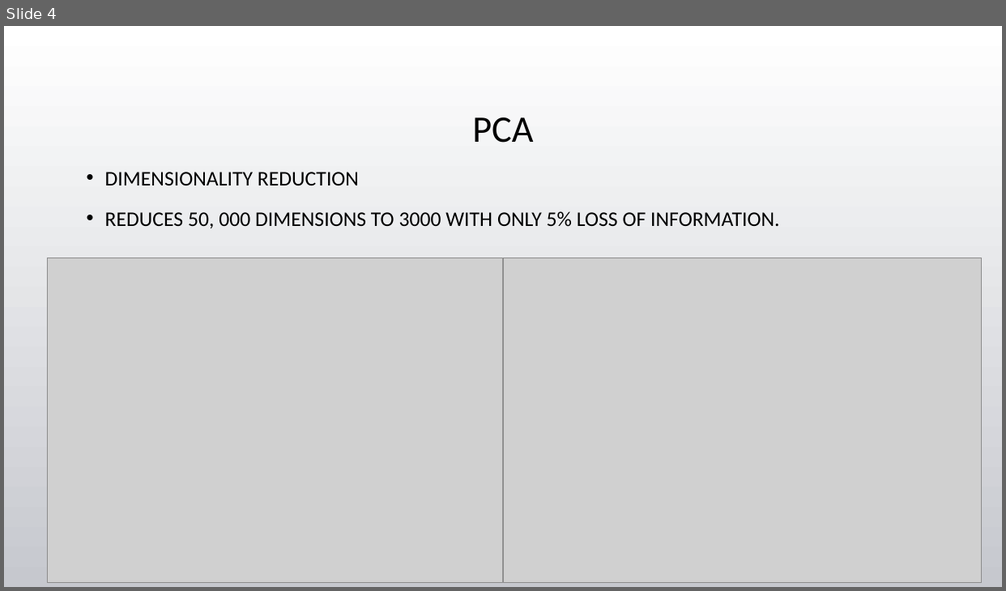
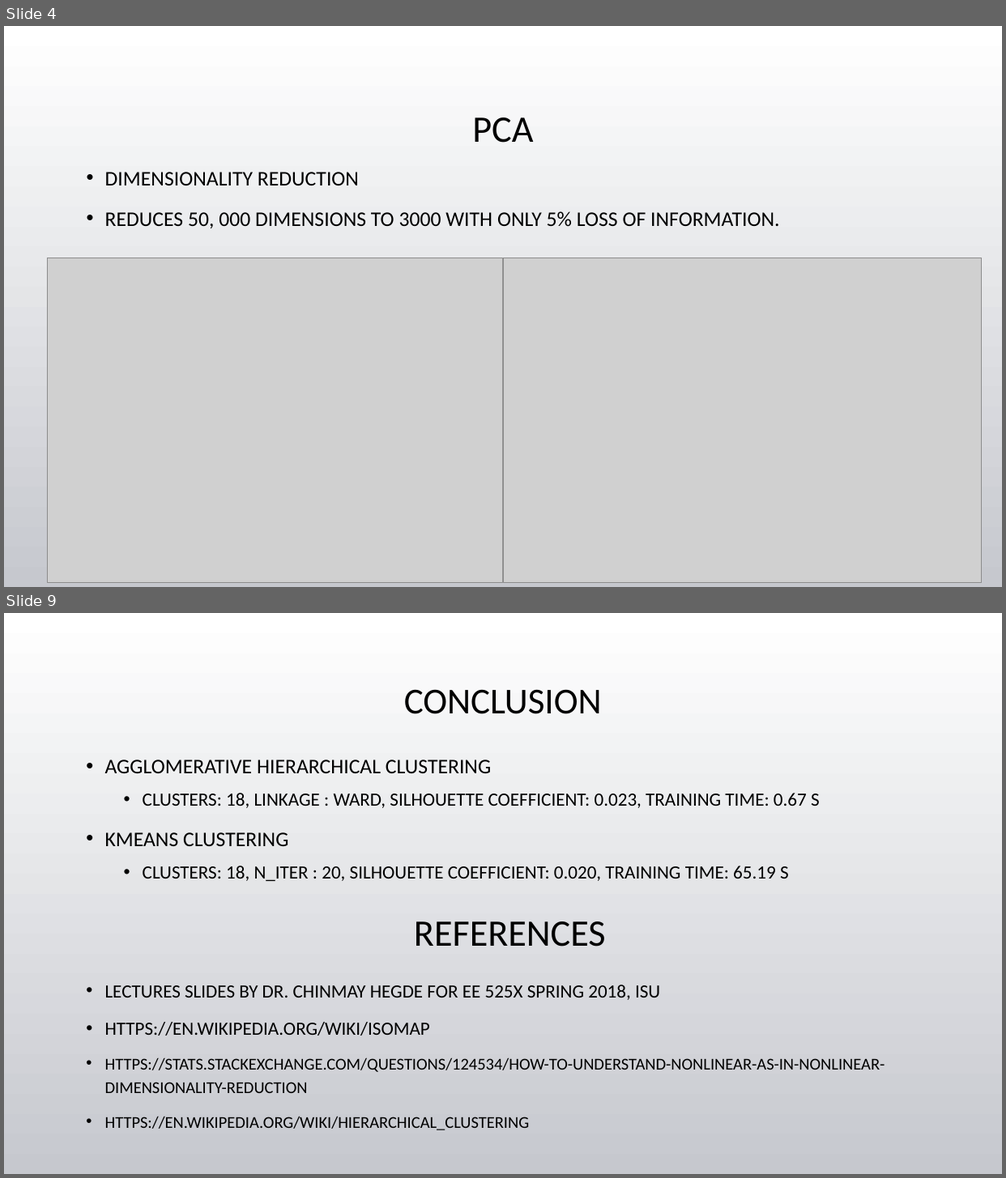
Before and after one commit to tgore03/CategorizeYoutubeVideos, a slide deck: Categorizing YouTube Videos.pptx. Shown one above the other, each under a label of ours: slide 4 before the commit, slides 4 and 9 after it; the slides between them are not shown. The pictures are 1006x591 and 1006x1178 pixels, drawn with LibreOffice and Linux fonts; fonts in the diff are those of the drawing; grey boxes stand for pictures; background and template pictures are left out. Boxes give left, top, right and bottom in pixels: in the first picture for what was removed or moved away, otherwise in the second. Text is boxed around its words. In the diff, an @@ line names an element or a change of style, - is before the commit and + after.

```diff
--- a/Categorizing YouTube Videos.pptx
+++ b/Categorizing YouTube Videos.pptx
@@ slide 9 added at (x1=4, y1=613, x2=1002, y2=1174), background picture (left out) @@
@@ text added at (x1=404, y1=689, x2=602, y2=714), 35.1 pt, text #000000 @@
+CONCLUSION
@@ text added at (x1=105, y1=760, x2=820, y2=881), 18 pt, text #000000 @@
+• AGGLOMERATIVE HIERARCHICAL CLUSTERING
+  • CLUSTERS: 18, LINKAGE : WARD, SILHOUETTE COEFFICIENT: 0.023, TRAINING TIME: 0.67 S
+• KMEANS CLUSTERING
+  • CLUSTERS: 18, N_ITER : 20, SILHOUETTE COEFFICIENT: 0.020, TRAINING TIME: 65.19 S
@@ title added at (x1=414, y1=922, x2=606, y2=947), 36 pt, text #000000 @@
+REFERENCES
@@ text added at (x1=105, y1=985, x2=885, y2=1131), 16 pt, text #000000 @@
+• LECTURES SLIDES BY DR. CHINMAY HEGDE FOR EE 525X SPRING 2018, ISU
+• HTTPS://EN.WIKIPEDIA.ORG/WIKI/ISOMAP
+  • HTTPS://STATS.STACKEXCHANGE.COM/QUESTIONS/124534/HOW-TO-UNDERSTAND-NONLINEAR-AS-IN-NONLINEAR-DIMENSIONALITY-REDUCTION
+  • HTTPS://EN.WIKIPEDIA.ORG/WIKI/HIERARCHICAL_CLUSTERING
```
Also in this commit, not shown: 2 slides changed, 2 other slides added, 3 slides removed, 3 other files.
